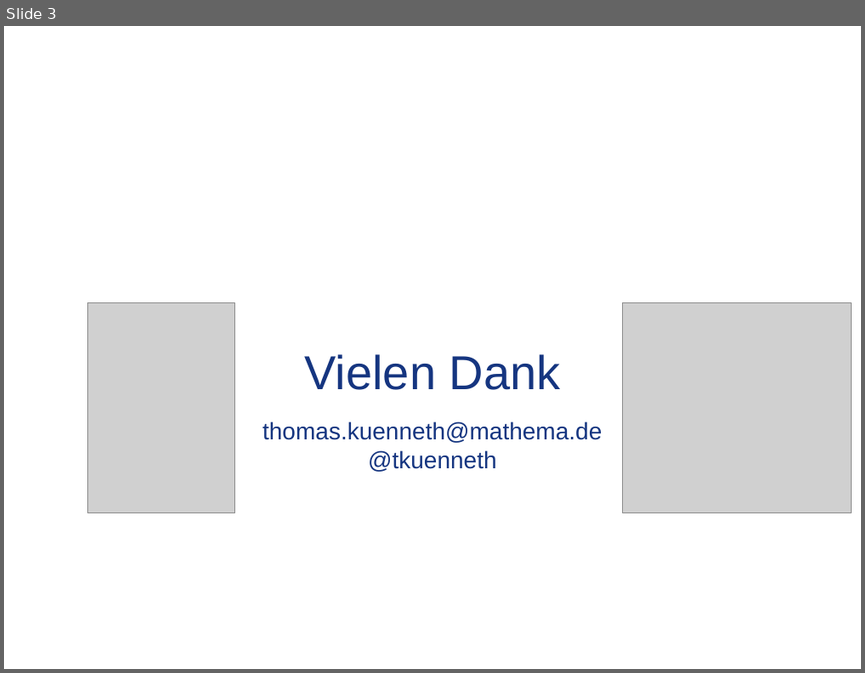
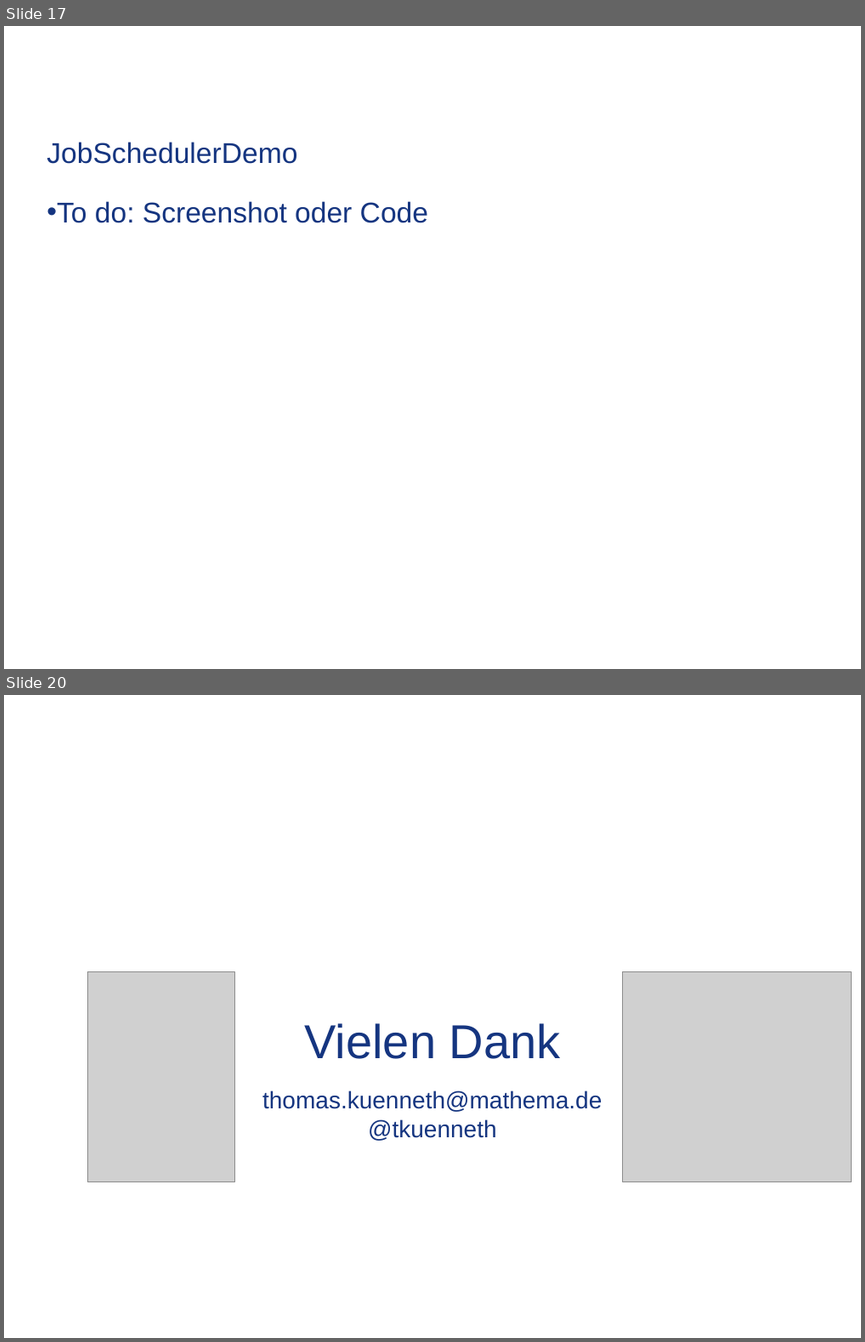
Before and after one commit to tkuenneth/Xamarin_Talks, a slide deck: Slides/DWX 2017.pptx. Shown one above the other, each under a label of ours: slide 3 before the commit, slides 17 and 20 after it; the slides between them are not shown. The pictures are 865x673 and 865x1342 pixels, drawn with LibreOffice and Linux fonts; fonts in the diff are those of the drawing; grey boxes stand for pictures; background and template pictures are left out. Boxes give left, top, right and bottom in pixels: in the first picture for what was removed or moved away, otherwise in the second. Text is boxed around its words. In the diff, an @@ line names an element or a change of style, - is before the commit and + after.

```diff
--- a/Slides/DWX 2017.pptx
+++ b/Slides/DWX 2017.pptx
@@ slide 17 added at box(4, 26, 861, 669), background picture (left out) @@
@@ title added at box(46, 142, 297, 164), 24 pt, text #153580 @@
+JobSchedulerDemo
@@ text added at box(46, 201, 428, 223), 24 pt, text #153580 @@
+• To do: Screenshot oder Code
@@ what was slide 3 is now slide 20 @@
```
Also in this commit, not shown: 16 other slides added.
